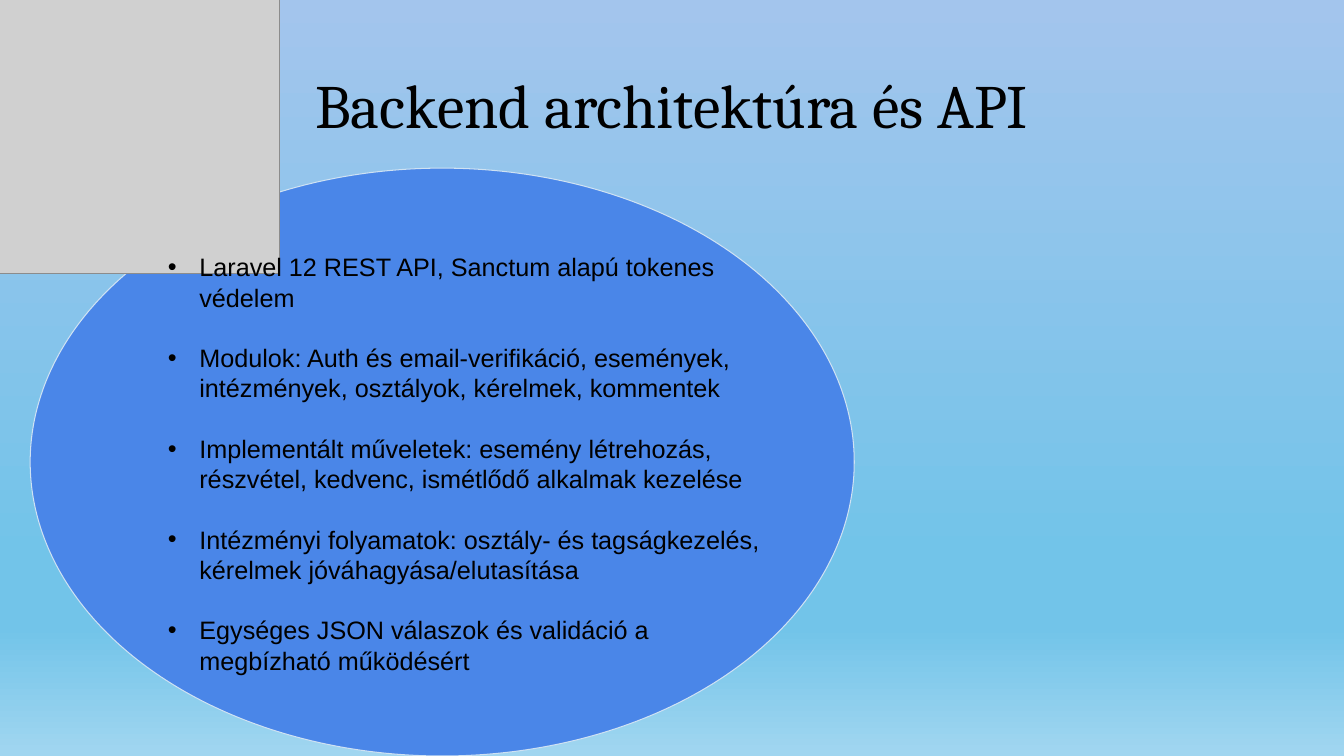
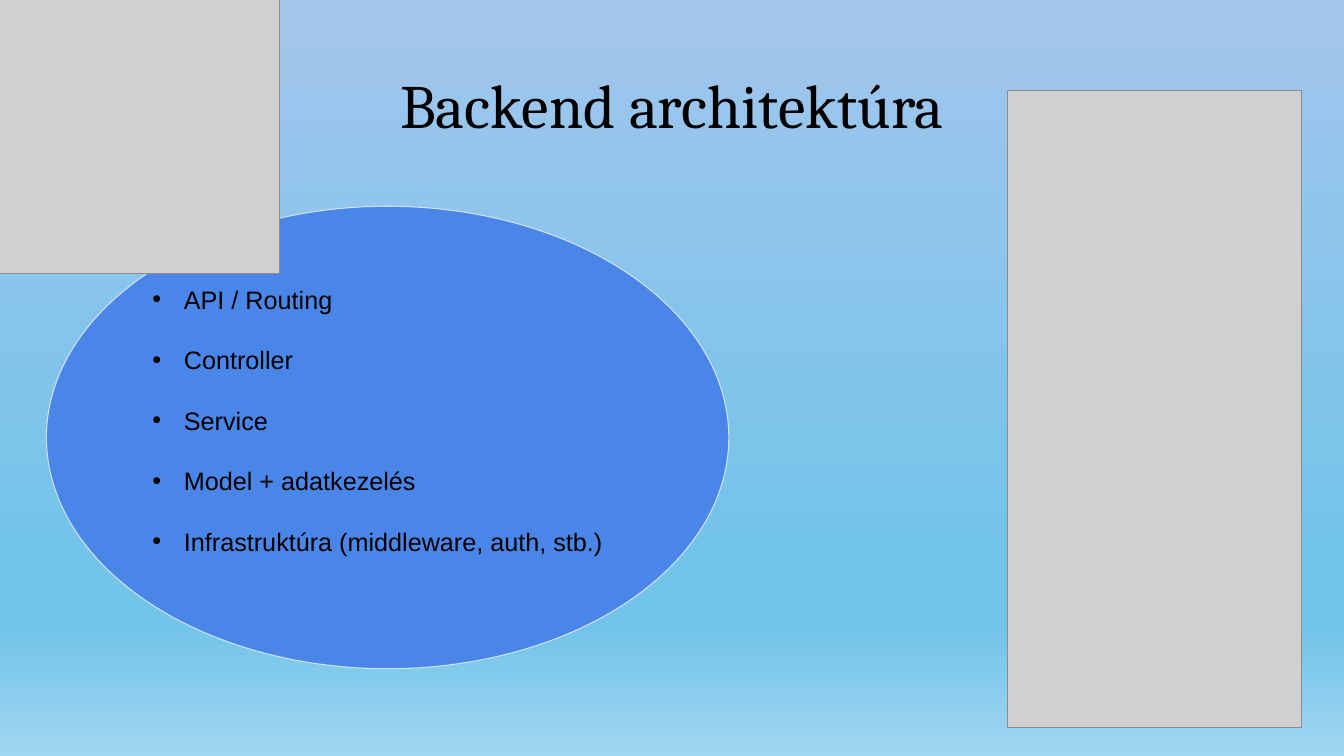
Before and after one commit to nagyls/13_S2_5_vizsgaremek, a slide deck: slide 6 of dokumentumok/Prezentáció_NagyLevedSamuel_TothTamas.pptx. Drawn at 1344x756 pixels with LibreOffice and Linux fonts; fonts in the diff are those of the drawing; grey boxes stand for pictures. Boxes give left, top, right and bottom in pixels: in the first picture for what was removed or moved away, otherwise in the second. Text is boxed around its words. In the diff, an @@ line names an element or a change of style, - is before the commit and + after.

```diff
--- a/dokumentumok/Prezentáció_NagyLevedSamuel_TothTamas.pptx
+++ b/dokumentumok/Prezentáció_NagyLevedSamuel_TothTamas.pptx
@@ title at (400, 84, 943, 129): text changed @@
-Backend architektúra és API
+Backend architektúra
@@ picture added at (1007, 91, 1302, 728) @@
@@ ellipse: place and size @@
-ellipse at (30, 168, 855, 756)
+ellipse at (46, 207, 729, 669)
@@ text at (184, 290, 602, 556): text changed @@
-• Laravel 12 REST API, Sanctum alapú tokenes védelem
-• Modulok: Auth és email-verifikáció, események, intézmények, osztályok, kérelmek, kommentek
-• Implementált műveletek: esemény létrehozás, részvétel, kedvenc, ismétlődő alkalmak kezelése
-• Intézményi folyamatok: osztály- és tagságkezelés, kérelmek jóváhagyása/elutasítása
-• Egységes JSON válaszok és validáció a megbízható működésért
+• API / Routing
+• Controller
+• Service
+• Model + adatkezelés
+• Infrastruktúra (middleware, auth, stb.)
```
Also in this commit, not shown: 4 other slides changed, 1 slide added, 1 slide removed.
